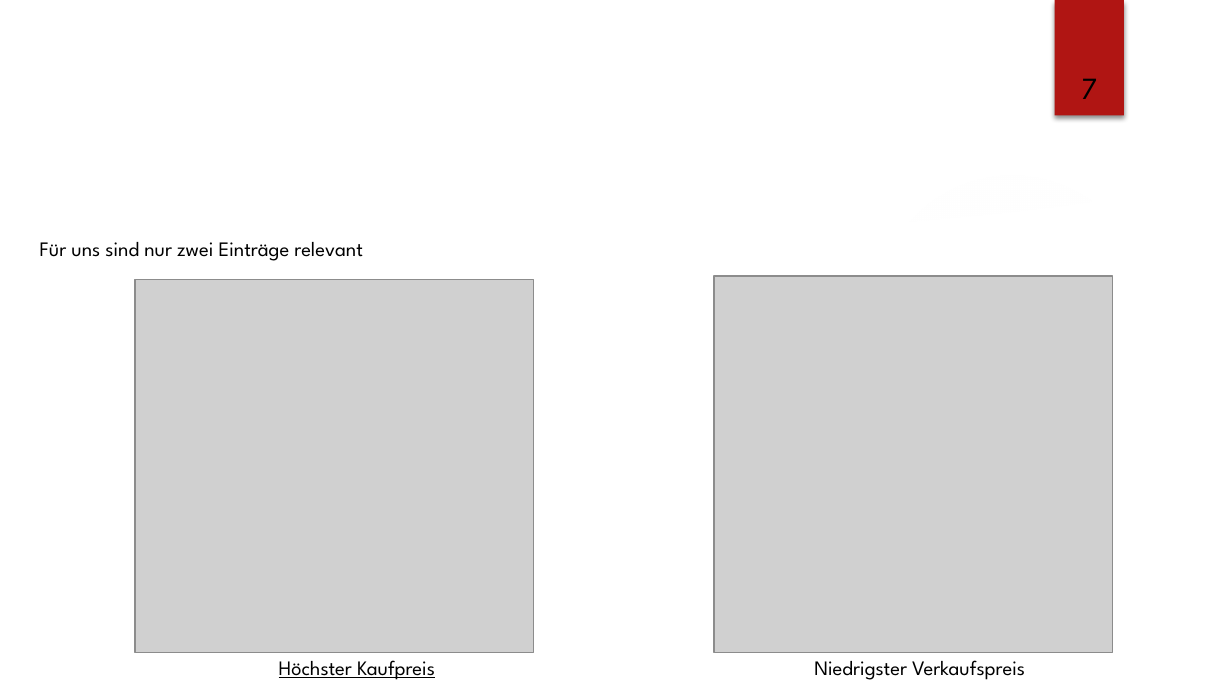
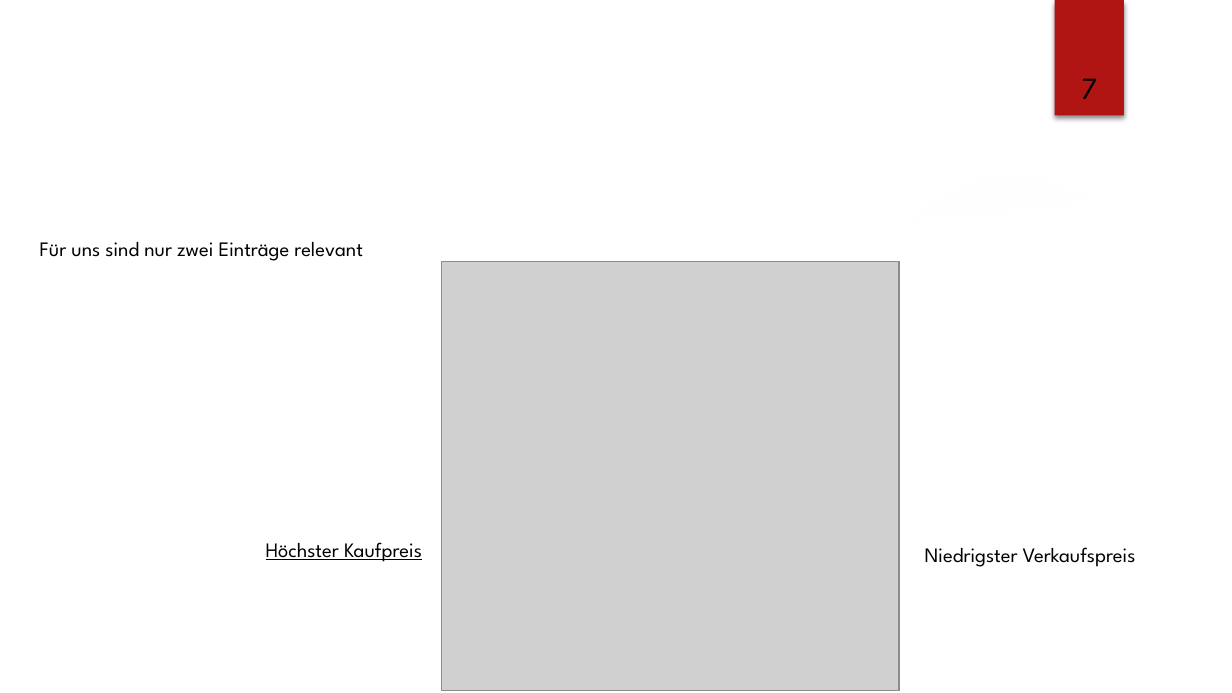
Before and after one commit to lz039/Gw2Trading, a slide deck: slide 7 of reports/presentation_custom_design.pptx. Drawn at 1232x693 pixels with LibreOffice and Linux fonts; fonts in the diff are those of the drawing; grey boxes stand for pictures; background and template pictures are left out. Boxes give left, top, right and bottom in pixels: in the first picture for what was removed or moved away, otherwise in the second. Text is boxed around its words. In the diff, an @@ line names an element or a change of style, - is before the commit and + after.

```diff
--- a/reports/presentation_custom_design.pptx
+++ b/reports/presentation_custom_design.pptx
@@ picture: place and size @@
-picture at box(136, 280, 533, 653)
+picture at box(441, 262, 898, 691)
@@ picture removed at box(715, 276, 1112, 653) @@
@@ text "Höchster Kaufpreis": place and size @@
-text "Höchster Kaufpreis" at box(279, 660, 435, 680)
+text "Höchster Kaufpreis" at box(266, 542, 422, 562)
@@ text "Niedrigster Verkaufspreis": place and size @@
-text "Niedrigster Verkaufspreis" at box(814, 660, 1025, 680)
+text "Niedrigster Verkaufspreis" at box(925, 547, 1136, 567)
```
Also in this commit, not shown: 9 other slides changed.
